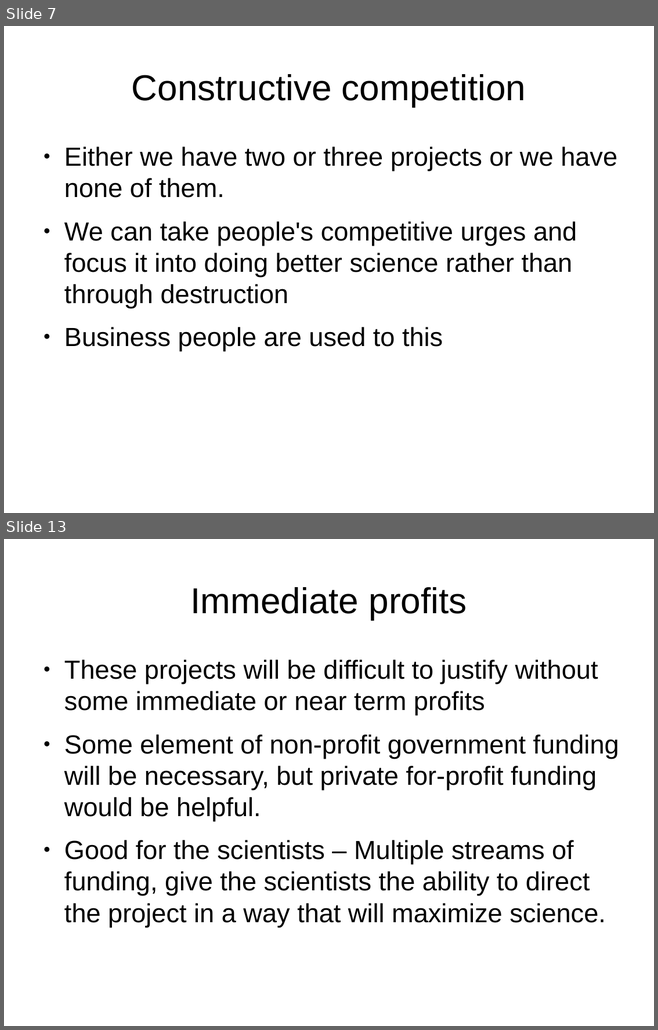
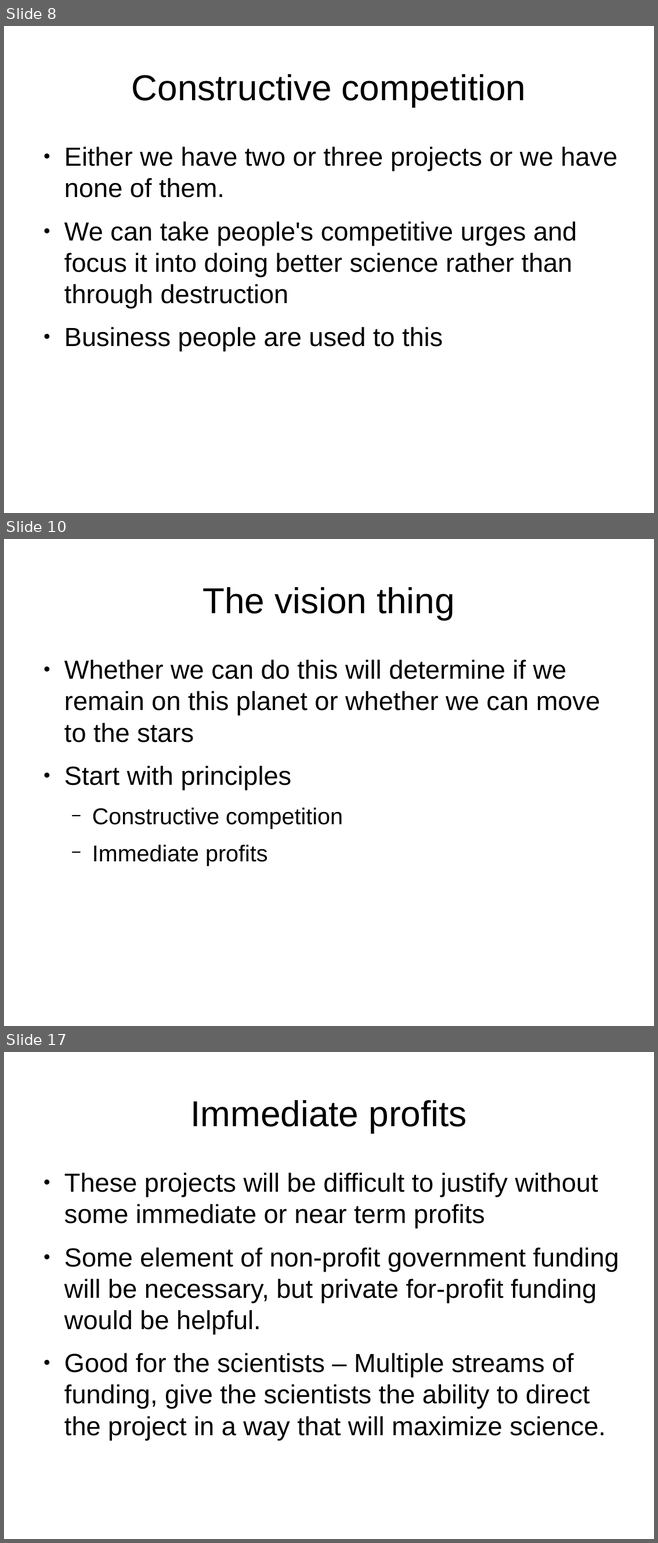
Before and after one commit to joequant/bitquant, a slide deck: pitchdecks/collider.odp. Shown one above the other, each under a label of ours: slides 7 and 13 before the commit, slides 8, 10 and 17 after it; the slides between them are not shown. The pictures are 658x1030 and 658x1543 pixels, drawn with LibreOffice and Linux fonts; fonts in the diff are those of the drawing. Boxes give left, top, right and bottom in pixels: in the first picture for what was removed or moved away, otherwise in the second. Text is boxed around its words. In the diff, an @@ line names an element or a change of style, - is before the commit and + after.

```diff
--- a/pitchdecks/collider.odp
+++ b/pitchdecks/collider.odp
@@ slide 10 added at (x1=4, y1=539, x2=654, y2=1026), background #FFFFFF @@
@@ title added at (x1=202, y1=587, x2=455, y2=620), 44 pt, text #000000 @@
+The vision thing
@@ text added at (x1=64, y1=660, x2=600, y2=866), 32 pt, text #000000 @@
+● Whether we can do this will determine if we remain on this planet or whether we can move to the stars
+● Start with principles
+  − Constructive competition
+  − Immediate profits
@@ what was slide 7 is now slide 8 @@
@@ what was slide 13 is now slide 17 @@
```
Also in this commit, not shown: 7 slides changed, 5 other slides added, 1 slide removed, 1 other file.
